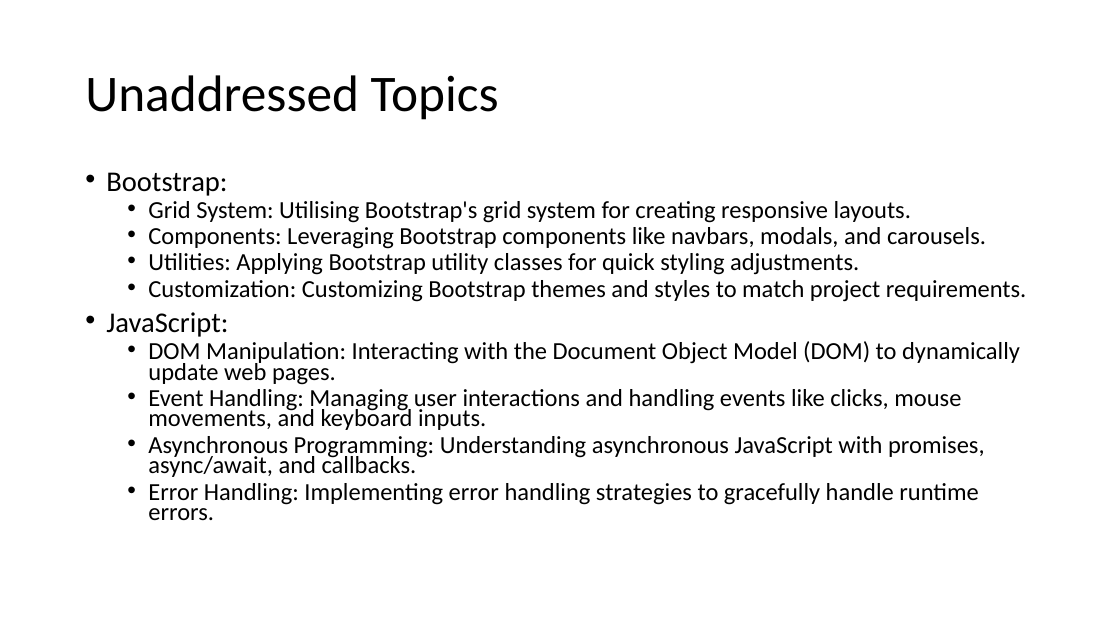
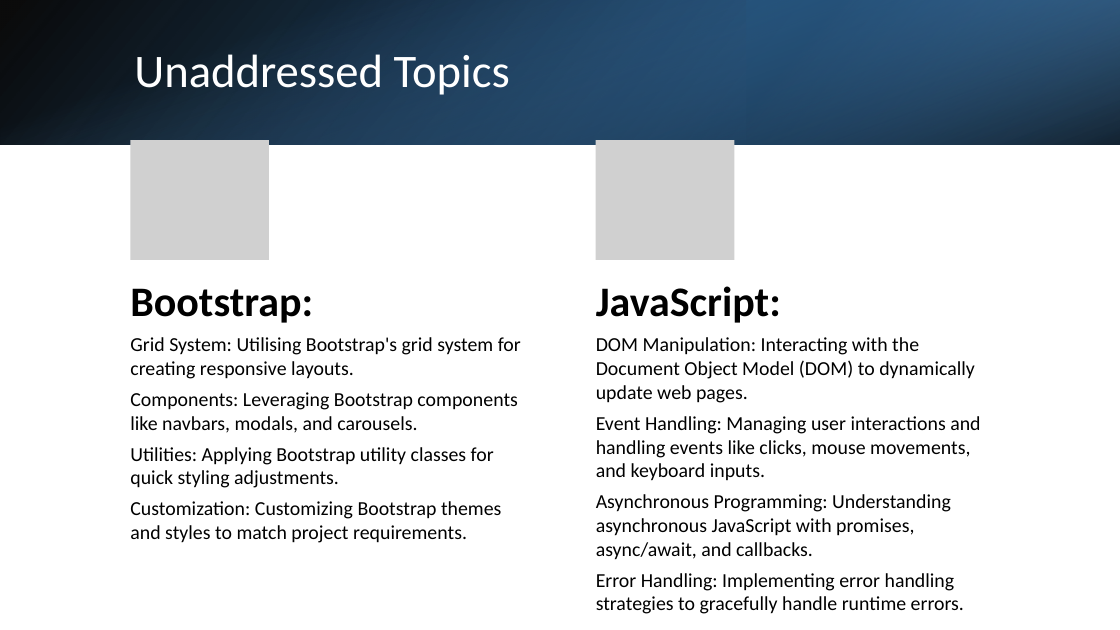
Before and after one commit to AitrichAcademyMeanStack/personal-finance-manager-workshop-ppts, a slide deck: slide 5 of Workshop-conclusion/MEAN Stack Conclusion.pptx. Drawn at 1120x630 pixels with LibreOffice and Linux fonts; fonts in the diff are those of the drawing; grey boxes stand for pictures. Boxes give left, top, right and bottom in pixels: in the first picture for what was removed or moved away, otherwise in the second. Text is boxed around its words. In the diff, an @@ line names an element or a change of style, - is before the commit and + after.

```diff
--- a/Workshop-conclusion/MEAN Stack Conclusion.pptx
+++ b/Workshop-conclusion/MEAN Stack Conclusion.pptx
@@ rectangle added at (x1=0, y1=0, x2=1120, y2=145), fill gradient #000000 to #2E75B6 @@
@@ rectangle added at (x1=0, y1=0, x2=1120, y2=145), fill gradient #5B9BD5 to #000000 @@
@@ rectangle added at (x1=747, y1=0, x2=1120, y2=145), fill gradient #1F4E79 to #5B9BD5 @@
@@ title "Unaddressed Topics" moved from (x1=85, y1=75, x2=499, y2=120) to (x1=134, y1=54, x2=510, y2=95) @@
@@ title "Unaddressed Topics" at (x1=134, y1=54, x2=510, y2=95): size 44 to 40 pt, text colour #000000 to #FFFFFF @@
@@ text removed at (x1=106, y1=172, x2=1026, y2=520) @@
-• Bootstrap:
-  • Grid System: Utilising Bootstrap's grid system for creating responsive layouts.
-  • Components: Leveraging Bootstrap components like navbars, modals, and carousels.
-  • Utilities: Applying Bootstrap utility classes for quick styling adjustments.
-  • Customization: Customizing Bootstrap themes and styles to match project requirements.
-• JavaScript:
-  • DOM Manipulation: Interacting with the Document Object Model (DOM) to dynamically update web pages.
-  • Event Handling: Managing user interactions and handling events like clicks, mouse movements, and keyboard inputs.
-  • Asynchronous Programming: Understanding asynchronous JavaScript with promises, async/await, and callbacks.
-  • Error Handling: Implementing error handling strategies to gracefully handle runtime errors.
@@ group added at (x1=130, y1=140, x2=980, y2=614): 4 texts, 2 pictures @@
+Bootstrap:
+Grid System: Utilising Bootstrap's grid system for creating responsive layouts.
+Components: Leveraging Bootstrap components like navbars, modals, and carousels.
+Utilities: Applying Bootstrap utility classes for quick styling adjustments.
+Customization: Customizing Bootstrap themes and styles to match project requirements.
+JavaScript:
+DOM Manipulation: Interacting with the Document Object Model (DOM) to dynamically update web pages.
+Event Handling: Managing user interactions and handling events like clicks, mouse movements, and keyboard inputs.
+Asynchronous Programming: Understanding asynchronous JavaScript with promises, async/await, and callbacks.
+Error Handling: Implementing error handling strategies to gracefully handle runtime errors.
```
Also in this commit, not shown: 17 other slides changed, 1 other file.
